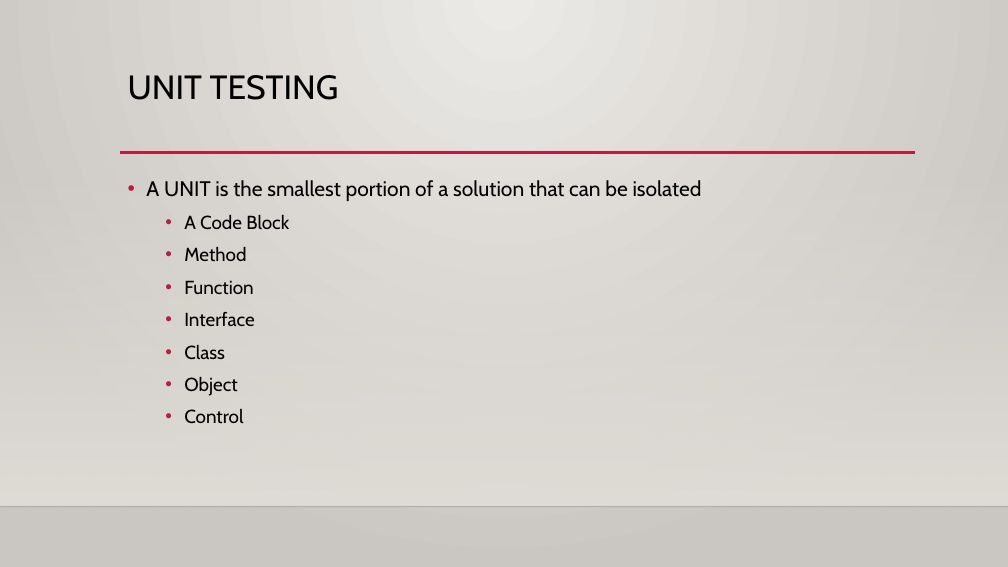
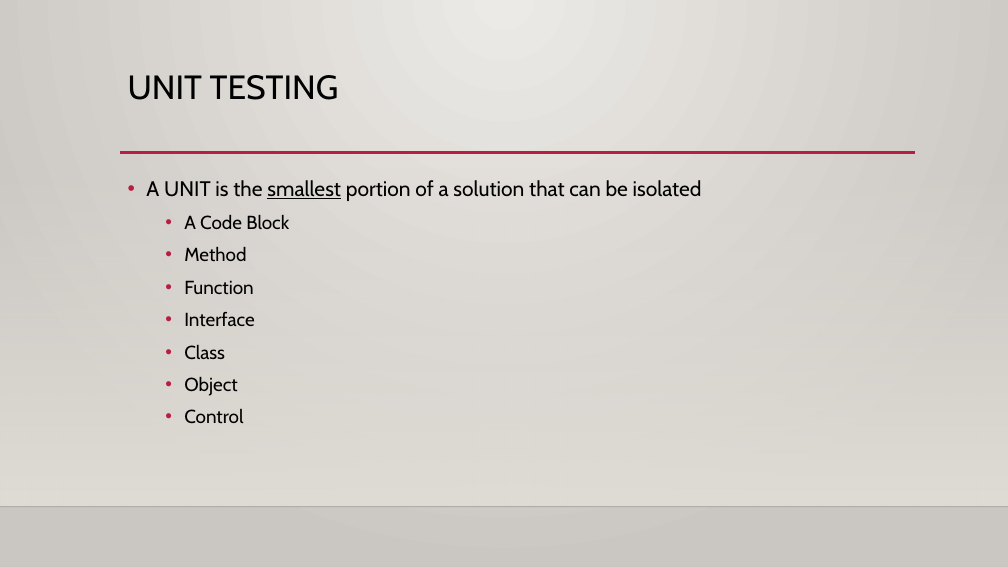
Before and after one commit to Wauna/UnitTestingPresentation, a slide deck: slide 3 of Presentation/UnitTesting.pptx. Drawn at 1008x567 pixels with LibreOffice and Linux fonts; fonts in the diff are those of the drawing; background and template pictures are left out. Boxes give left, top, right and bottom in pixels: in the first picture for what was removed or moved away, otherwise in the second. Text is boxed around its words. In the diff, an @@ line names an element or a change of style, - is before the commit and + after.

```diff
--- a/Presentation/UnitTesting.pptx
+++ b/Presentation/UnitTesting.pptx
@@ text at (146,180,702,201): underline on in "smallest" @@
```
Also in this commit, not shown: 3 other slides changed, 4 slides added, 1 slide removed, 11 other files.
